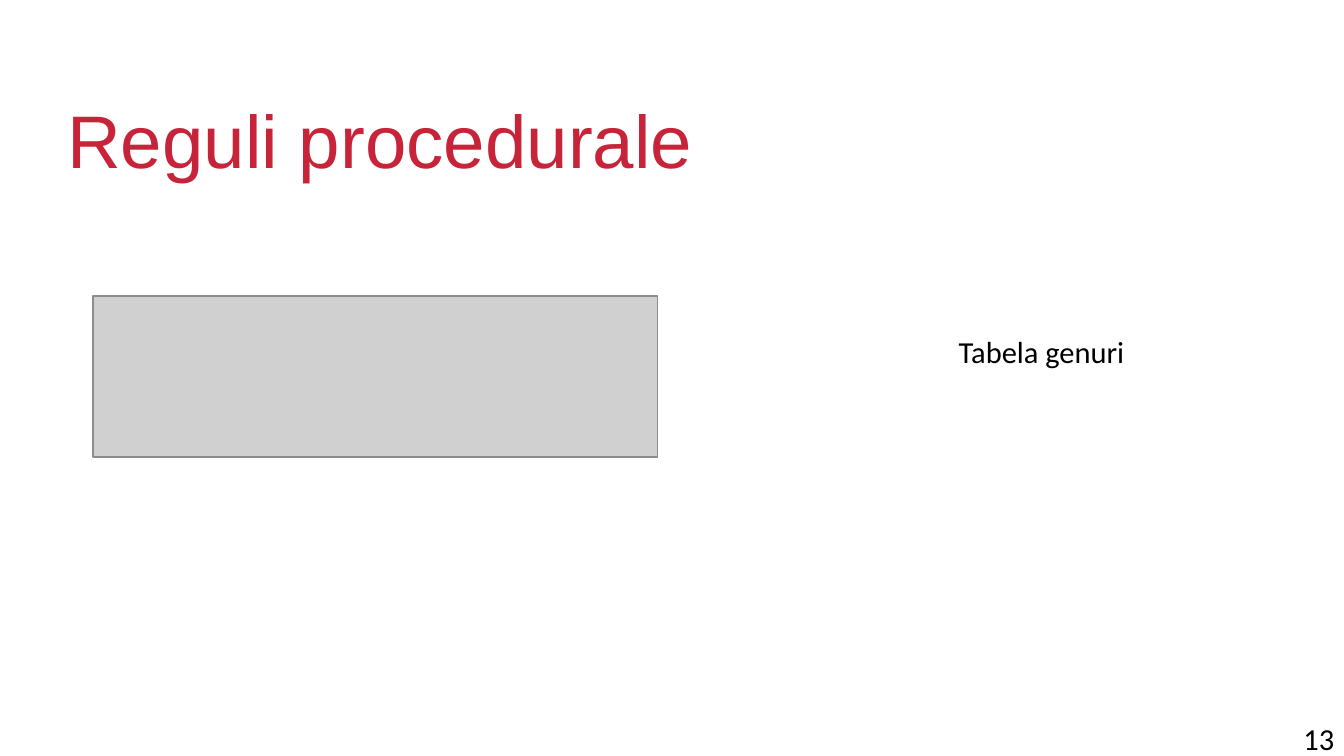
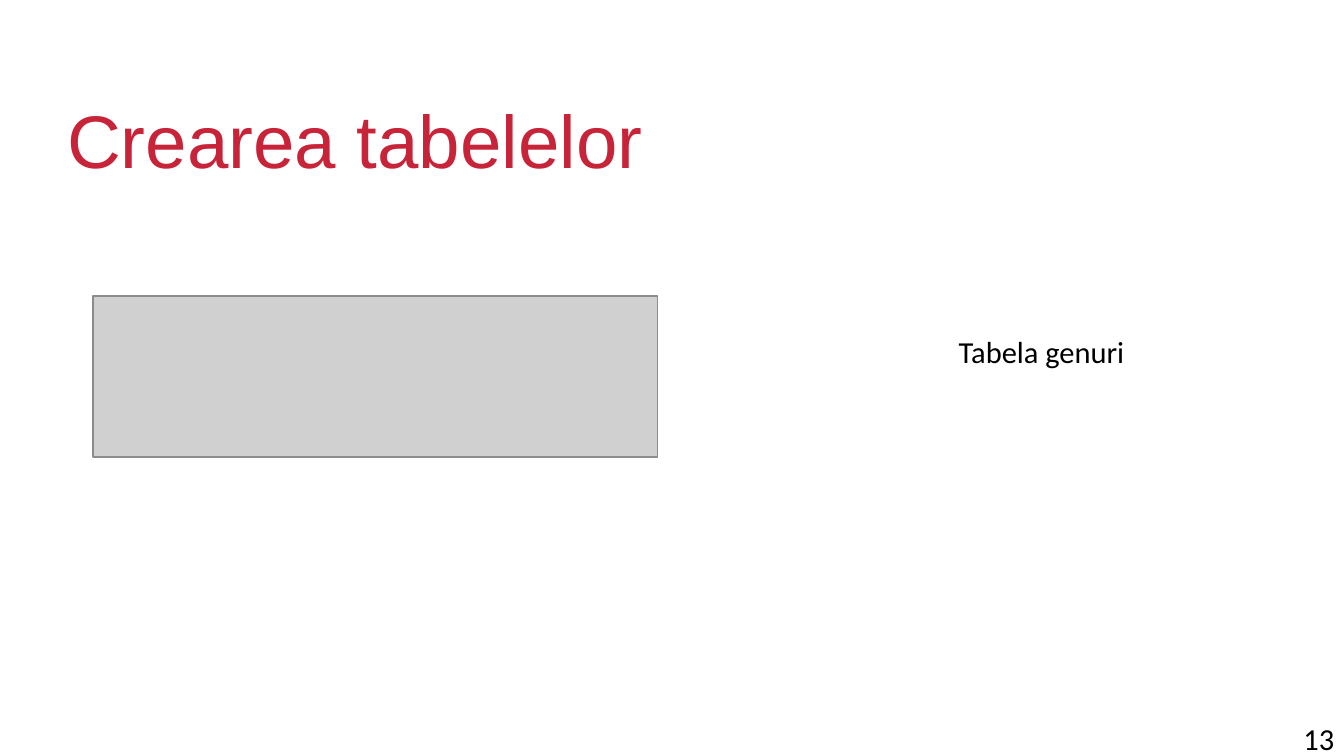
Before and after one commit to nan-dre/OLDI, a slide deck: slide 13 of Powerpoint/Baze de date biblioteca.pptx. Drawn at 1344x756 pixels with LibreOffice and Linux fonts; fonts in the diff are those of the drawing; grey boxes stand for pictures; background and template pictures are left out. Boxes give left, top, right and bottom in pixels: in the first picture for what was removed or moved away, otherwise in the second. Text is boxed around its words. In the diff, an @@ line names an element or a change of style, - is before the commit and + after.

```diff
--- a/Powerpoint/Baze de date biblioteca.pptx
+++ b/Powerpoint/Baze de date biblioteca.pptx
@@ title at bbox=[67, 114, 643, 169]: text changed @@
-Reguli procedurale
+Crearea tabelelor
```
Also in this commit, not shown: 5 other slides changed, 1 slide added, 1 slide removed, 1 other file.
